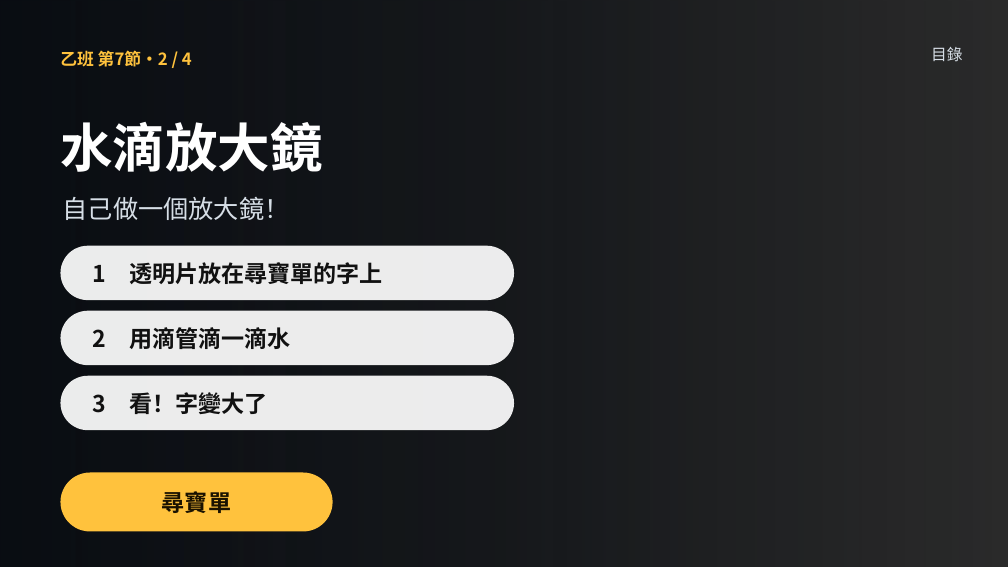
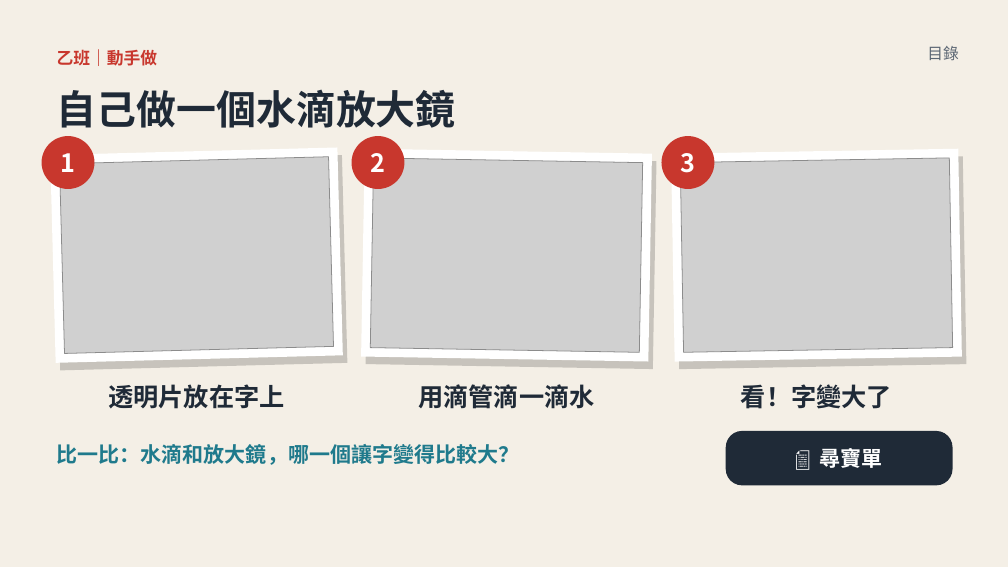
Before and after one commit to classtools1020/sports-results, a slide deck: slide 25 of f8f9fc3bd1/slides.pptx (slide 15 before the commit). Drawn at 1008x567 pixels with LibreOffice and Linux fonts; fonts in the diff are those of the drawing; grey boxes stand for pictures; background and template pictures are left out; a plain dark background stands for a picture behind light text. Boxes give left, top, right and bottom in pixels: in the first picture for what was removed or moved away, otherwise in the second. Text is boxed around its words. In the diff, an @@ line names an element or a change of style, - is before the commit and + after.

```diff
--- a/f8f9fc3bd1/slides.pptx
+++ b/f8f9fc3bd1/slides.pptx
@@ background picture (left out) to #FFFFFF @@
@@ rectangle at (x1=0, y1=0, x2=1008, y2=567): fill gradient #05090F to #F4EFE6 @@
@@ text at (x1=57, y1=49, x2=157, y2=66): text changed; text colour #FFC23D to #C8372D @@
-乙班 第7節・2 / 4
+乙班｜動手做
@@ text "目錄" at (x1=927, y1=46, x2=958, y2=60): text colour #D6DEE6 to #5B6673; line spacing 1.15 to 1.12 @@
@@ text at (x1=57, y1=90, x2=456, y2=128): text changed; size 24 to 38 pt; text colour #D6DEE6 to #1F2A37; bold on @@
-自己做一個放大鏡！
+自己做一個水滴放大鏡
@@ ellipse added at (x1=42, y1=136, x2=95, y2=189), fill #C8372D, 24 pt, text #FFFFFF, bold @@
+1
@@ rectangle added at (x1=50, y1=148, x2=343, y2=363), fill #FFFFFF @@
@@ text removed at (x1=60, y1=122, x2=323, y2=172) @@
-水滴放大鏡
@@ ellipse added at (x1=352, y1=136, x2=405, y2=189), fill #C8372D, 24 pt, text #FFFFFF, bold @@
+2
@@ rectangle added at (x1=361, y1=149, x2=652, y2=362), fill #FFFFFF @@
@@ ellipse added at (x1=662, y1=136, x2=715, y2=189), fill #C8372D, 24 pt, text #FFFFFF, bold @@
+3
@@ rectangle added at (x1=671, y1=149, x2=962, y2=362), fill #FFFFFF @@
@@ rectangle added at (x1=55, y1=155, x2=347, y2=370), fill #000000 at 18% opacity @@
@@ picture added at (x1=60, y1=157, x2=334, y2=354) @@
@@ rectangle added at (x1=366, y1=156, x2=657, y2=369), fill #000000 at 18% opacity @@
@@ picture added at (x1=370, y1=158, x2=643, y2=352) @@
@@ rectangle added at (x1=676, y1=156, x2=967, y2=369), fill #000000 at 18% opacity @@
@@ picture added at (x1=680, y1=158, x2=953, y2=352) @@
@@ rounded rectangle removed at (x1=60, y1=246, x2=514, y2=300) @@
-1 透明片放在尋寶單的字上
@@ text added at (x1=108, y1=384, x2=284, y2=409), 24 pt, text #1F2A37, bold @@
+透明片放在字上
@@ text "用滴管滴一滴水" moved from (x1=60, y1=311, x2=514, y2=365) to (x1=418, y1=384, x2=594, y2=409) @@
@@ text "用滴管滴一滴水" at (x1=418, y1=384, x2=594, y2=409): vertical alignment middle to top; fill #FFFFFF at 92% opacity to none @@
@@ text at (x1=418, y1=384, x2=594, y2=409): text changed; size 22 to 24 pt; text colour #111111 to #1F2A37 @@
-2 用滴管滴一滴水
+用滴管滴一滴水
@@ text "看！字變大了" at (x1=741, y1=384, x2=892, y2=409): vertical alignment middle to top; fill #FFFFFF at 92% opacity to none @@
@@ text "看！字變大了" moved from (x1=60, y1=376, x2=514, y2=430) to (x1=741, y1=384, x2=892, y2=409) @@
@@ text at (x1=741, y1=384, x2=892, y2=409): text changed; size 22 to 24 pt; text colour #111111 to #1F2A37 @@
-3 看！字變大了
+看！字變大了
@@ text added at (x1=57, y1=444, x2=520, y2=465), 20 pt, text #1F7A8C, bold @@
+比一比：水滴和放大鏡，哪一個讓字變得比較大？
@@ rounded rectangle "📄 尋寶單" resized from (x1=60, y1=473, x2=333, y2=532) to (x1=726, y1=431, x2=953, y2=485) @@
@@ rounded rectangle "📄 尋寶單" at (x1=726, y1=431, x2=953, y2=485): fill #FFC23D to #1F2A37; proportions changed @@
@@ text in rounded rectangle at (x1=820, y1=445, x2=883, y2=471): text changed; size 22 to 20 pt; text colour #1A1200 to #FFFFFF @@
-尋寶單
+📄 尋寶單
```
Also in this commit, not shown: 11 other slides changed, 16 slides added, 6 slides removed, 3 other files.
